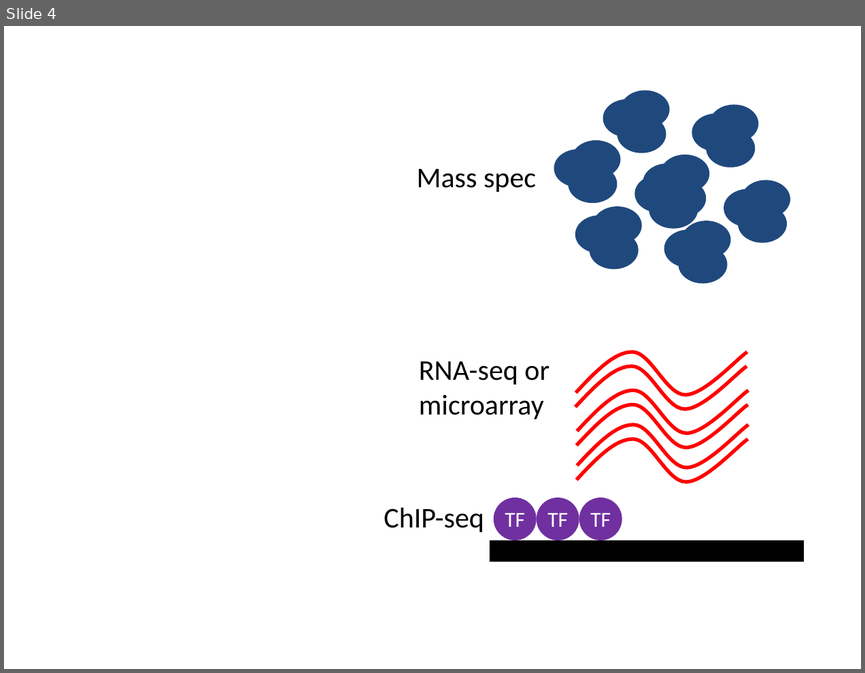
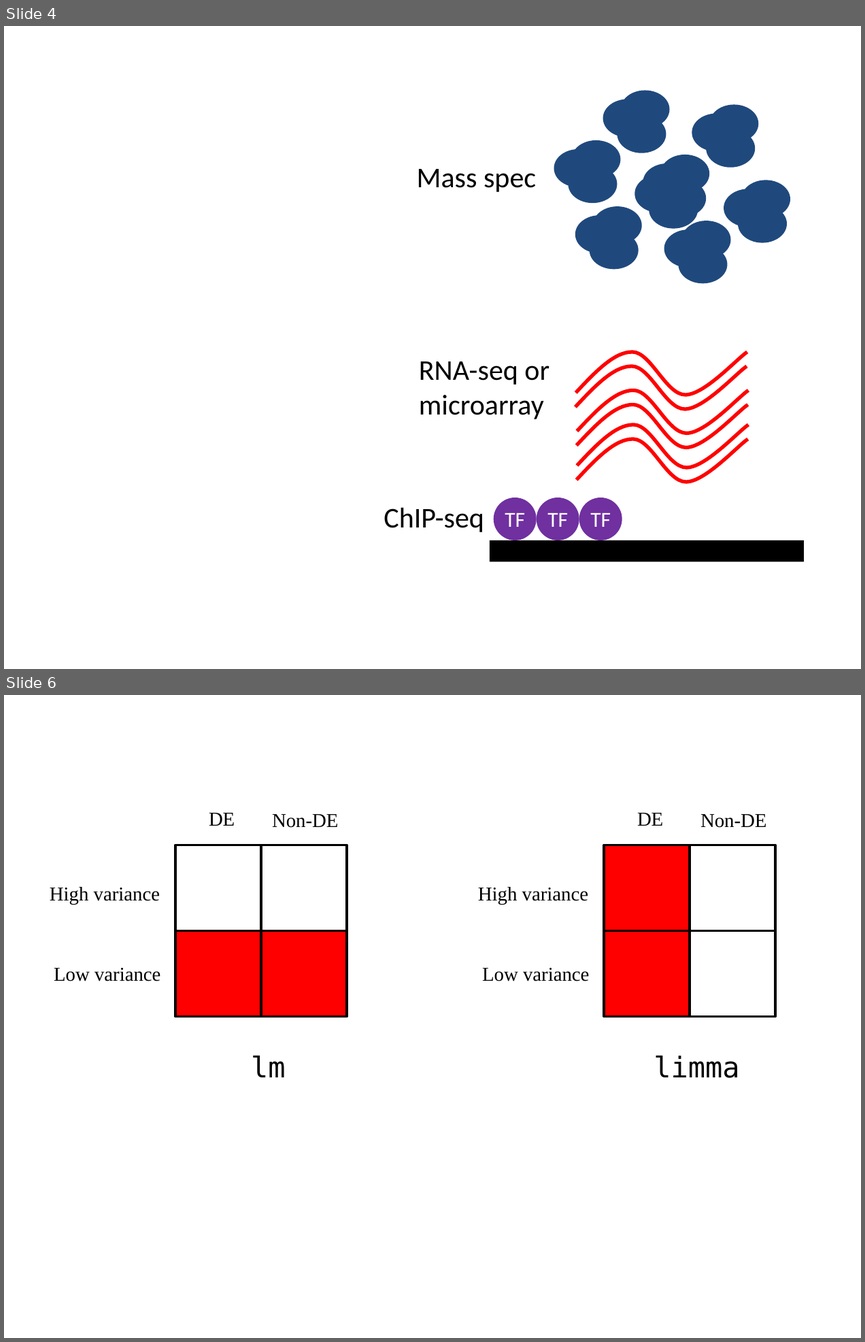
Before and after one commit to jdblischak/dc-bioc-limma, a slide deck: figure/ch01/ch01.pptx. Shown one above the other, each under a label of ours: slide 4 before the commit, slides 4 and 6 after it; the slides between them are not shown. The pictures are 865x673 and 865x1342 pixels, drawn with LibreOffice and Linux fonts; fonts in the diff are those of the drawing. Boxes give left, top, right and bottom in pixels: in the first picture for what was removed or moved away, otherwise in the second. Text is boxed around its words. In the diff, an @@ line names an element or a change of style, - is before the commit and + after.

Commit message:
Create figures for limma slides

```diff
--- a/figure/ch01/ch01.pptx
+++ b/figure/ch01/ch01.pptx
@@ slide 6 added at (4, 695, 861, 1338), background #FFFFFF @@
@@ text added at (209, 813, 235, 826), 16.5 pt, text #000000 @@
+DE
@@ text added at (272, 814, 338, 828), 16.5 pt, text #000000 @@
+Non-DE
@@ text added at (637, 813, 663, 826), 16.5 pt, text #000000 @@
+DE
@@ text added at (700, 814, 766, 828), 16.5 pt, text #000000 @@
+Non-DE
@@ rectangle added at (175, 845, 261, 930), outline #000000 2 pt @@
@@ rectangle added at (261, 845, 347, 930), outline #000000 2 pt @@
@@ rectangle added at (604, 845, 689, 930), fill #FF0000, outline #000000 2 pt @@
@@ rectangle added at (689, 845, 775, 930), outline #000000 2 pt @@
@@ text added at (50, 887, 160, 904), 16.5 pt, text #000000 @@
+High variance
@@ text added at (478, 887, 588, 904), 16.5 pt, text #000000 @@
+High variance
@@ rectangle added at (175, 930, 261, 1016), fill #FF0000, outline #000000 2 pt @@
@@ rectangle added at (261, 930, 347, 1016), fill #FF0000, outline #000000 2 pt @@
@@ rectangle added at (604, 930, 689, 1016), fill #FF0000, outline #000000 2 pt @@
@@ rectangle added at (689, 930, 775, 1016), outline #000000 2 pt @@
@@ text added at (54, 968, 160, 981), 16.5 pt, text #000000 @@
+Low variance
@@ text added at (482, 968, 589, 981), 16.5 pt, text #000000 @@
+Low variance
@@ text added at (251, 1055, 286, 1077), 24 pt, text #000000 @@
+lm
@@ text added at (653, 1055, 739, 1078), 24 pt, text #000000 @@
+limma
```
Also in this commit, not shown: 5 other slides added, 4 other files.
